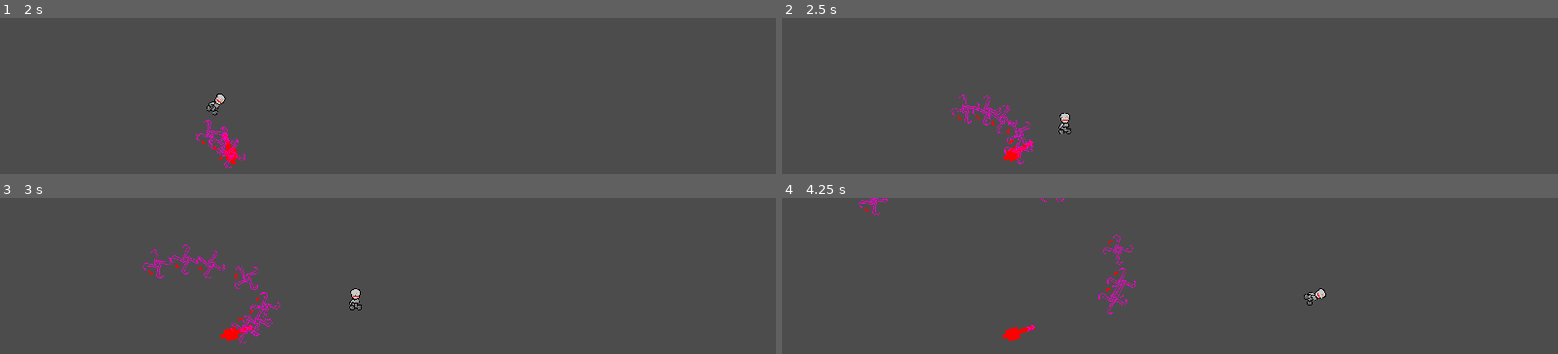
Above: before the commit, frames 1-4 (two rows, left to right).
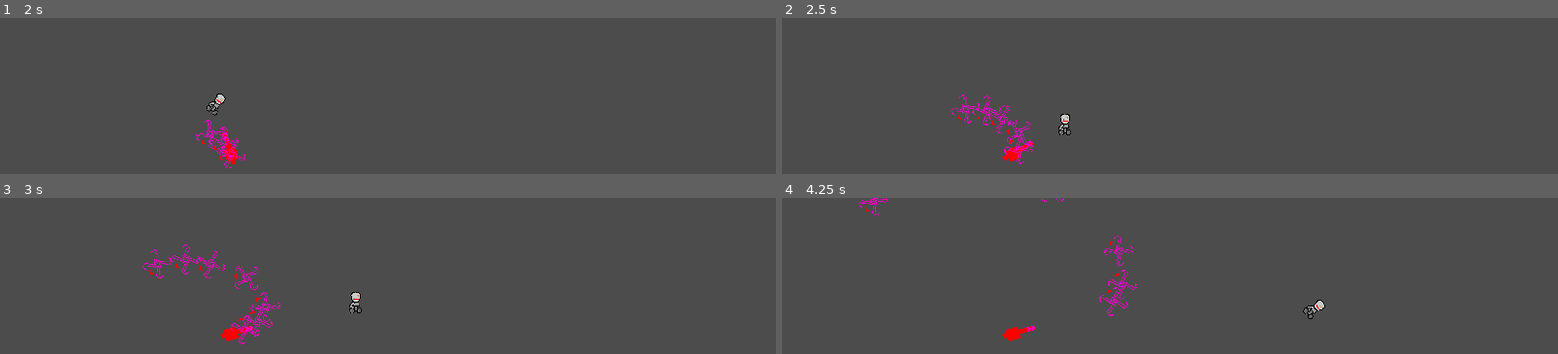
Above: after the commit, the same moments.

Repository: UnderVanCo-Op/Converyor-Defense
Game: Godot game, scene res://Levels/ATest/Test.tscn
Two runs of this game, one before a commit and one after it. Both use one fixed random seed, a clock stepped at 60 frames per second and the inputs below.
Inputs:
- Up to frame 1 (2 s): no input
- Up to frame 2 (2.5 s): no input
- Up to frame 3 (3 s): no input
- Up to frame 4 (4.25 s): no input

Frame 1 is identical in both runs. In frame 2, 0.1% of the frame differs, in the area x 28-38%, y 60-94%; in frame 3, 0.4%; in frame 4, 0.9%, in the area x 28-71%, y 23-92%.

Commit message:
Singleton

Diff:
--- /dev/null
+++ b/Game Files/Global.gd
@@ -0,0 +1,39 @@
+extends Node
+
+var current_scene = null
+
+func _init():
+	OS.min_window_size = OS.window_size
+	OS.max_window_size = OS.get_screen_size()
+
+func _ready() -> void:
+	var root = get_tree().get_root()
+	current_scene = root.get_child(root.get_child_count() - 1)
+
+func goto_scene(path):
+	# This function will usually be called from a signal callback,
+	# or some other function in the current scene.
+	# Deleting the current scene at this point is
+	# a bad idea, because it may still be executing code.
+	# This will result in a crash or unexpected behavior.
+
+	# The solution is to defer the load to a later time, when
+	# we can be sure that no code from the current scene is running:
+
+	call_deferred("_deferred_goto_scene", path)
+
+func _deferred_goto_scene(path):
+	# It is now safe to remove the current scene
+	current_scene.free()
+
+	# Load the new scene.
+	var s = ResourceLoader.load(path)
+
+	# Instance the new scene.
+	current_scene = s.instance()
+
+	# Add it to the active scene, as child of root.
+	get_tree().get_root().add_child(current_scene)
+
+	# Optionally, to make it compatible with the SceneTree.change_scene() API.
+	get_tree().set_current_scene(current_scene)
--- a/Levels/ATest/Test.tscn
+++ b/Levels/ATest/Test.tscn
@@ -5,7 +5,7 @@
 
 [sub_resource type="Curve2D" id=1]
 _data = {
-"points": PoolVector2Array( 0, 0, 0, 0, -159, 33, 0, 0, 0, 0, 195, 137, 0, 0, 0, 0, 480, 139, 0, 0, 0, 0, 618, 229, 0, 0, 0, 0, 1311, 190, 0, 0, 0, 0, 1368, 299, 0, 0, 0, 0, 1458, 291, 0, 0, 0, 0, 1975, 296 )
+"points": PoolVector2Array( 0, 0, 0, 0, -159, 33, 0, 0, 0, 0, 195, 137, 0, 0, 0, 0, 480, 139, 0, 0, 0, 0, 618, 229, 0, 0, 0, 0, 1297, 211, 0, 0, 0, 0, 1368, 299, 0, 0, 0, 0, 1458, 291, 0, 0, 0, 0, 1975, 296 )
 }
 
 [node name="Test" type="Node2D"]
--- a/Objects/Cannons/Cannon.gd
+++ b/Objects/Cannons/Cannon.gd
@@ -17,16 +17,15 @@
 	pass
 
 func _on_Vision_area_entered(area: Area2D) -> void:
-	print("body entered")
 	if(area.is_in_group("Enemies")):
 		enemies.append(area)
 		print(str(area) + " appended")
 
 
 func _on_Vision_area_exited(area: Area2D) -> void:
-	print("exited")
 	if(area.is_in_group("Enemies")):
 		enemies.erase(area)
+		print("enemy exited")
 
 
 func _on_ReloadTimer_timeout() -> void:
--- a/project.godot
+++ b/project.godot
@@ -13,6 +13,10 @@
 config/name="Conveyor Defense"
 run/main_scene="res://Levels/ATest/Test.tscn"
 config/icon="res://icon.png"
+
+[autoload]
+
+Global="*res://Game Files/Global.gd"
 
 [display]
 
